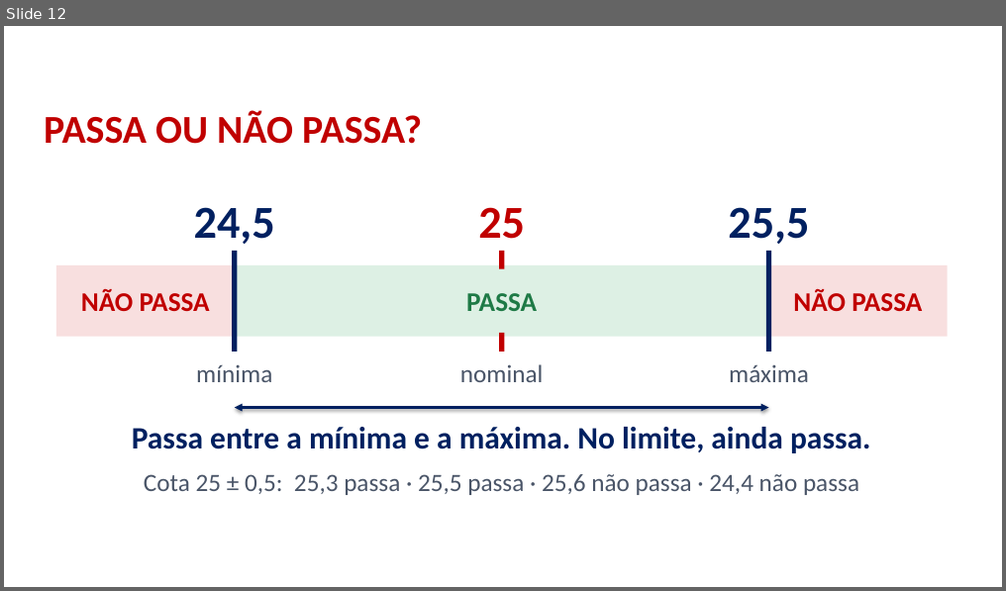
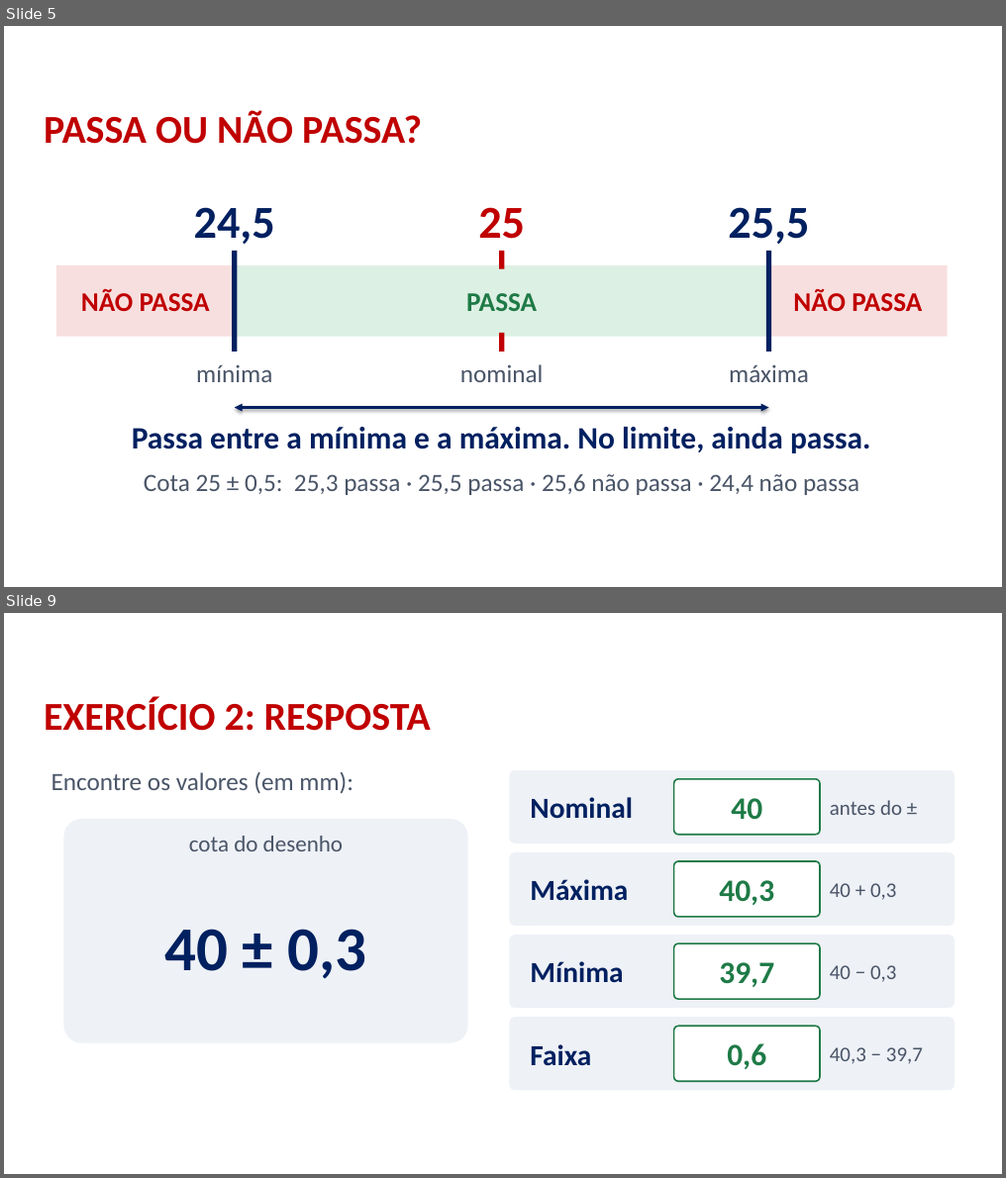
Before and after one commit to martinsrl1-web/fazenda-de-projetos, a slide deck: metrologia/slides/revisao-polegada-tolerancia.pptx. Shown one above the other, each under a label of ours: slide 12 before the commit, slides 5 and 9 after it; the slides between them are not shown. The pictures are 1006x591 and 1006x1178 pixels, drawn with LibreOffice and Linux fonts; fonts in the diff are those of the drawing; background and template pictures are left out. Boxes give left, top, right and bottom in pixels: in the first picture for what was removed or moved away, otherwise in the second. Text is boxed around its words. In the diff, an @@ line names an element or a change of style, - is before the commit and + after.

```diff
--- a/metrologia/slides/revisao-polegada-tolerancia.pptx
+++ b/metrologia/slides/revisao-polegada-tolerancia.pptx
@@ slide 9 added at [4,613,1002,1174], background picture (left out) @@
@@ text added at [44,696,431,731], 38 pt, text #C00000, bold @@
+EXERCÍCIO 2: RESPOSTA
@@ text added at [52,772,353,794], 24 pt, text #4A5568 @@
+Encontre os valores (em mm):
@@ rounded rectangle added at [509,770,954,844], fill #EEF1F6 @@
@@ rounded rectangle added at [674,779,820,835], fill #FFFFFF, outline #1E7A46 1.5 pt @@
@@ rounded rectangle added at [63,819,468,1044], fill #EEF1F6 @@
@@ text added at [530,797,633,819], 28 pt, text #002060, bold @@
+Nominal
@@ text added at [731,798,762,820], 30 pt, text #1E7A46, bold @@
+40
@@ text added at [830,800,902,815], 20 pt, text #4A5568 @@
+antes do ±
@@ text added at [189,836,343,852], 22 pt, text #4A5568 @@
+cota do desenho
@@ rounded rectangle added at [509,853,954,926], fill #EEF1F6 @@
@@ text added at [530,879,628,901], 28 pt, text #002060, bold @@
+Máxima
@@ rounded rectangle added at [674,861,820,917], fill #FFFFFF, outline #1E7A46 1.5 pt @@
@@ text added at [719,880,774,905], 30 pt, text #1E7A46, bold @@
+40,3
@@ text added at [830,883,897,900], 20 pt, text #4A5568 @@
+40 + 0,3
@@ text added at [165,929,366,978], 60 pt, text #002060, bold @@
+40 ± 0,3
@@ rounded rectangle added at [509,935,954,1008], fill #EEF1F6 @@
@@ text added at [530,961,623,983], 28 pt, text #002060, bold @@
+Mínima
@@ rounded rectangle added at [674,944,820,999], fill #FFFFFF, outline #1E7A46 1.5 pt @@
@@ text added at [719,962,774,987], 30 pt, text #1E7A46, bold @@
+39,7
@@ text added at [830,965,897,982], 20 pt, text #4A5568 @@
+40 − 0,3
@@ rounded rectangle added at [509,1017,954,1090], fill #EEF1F6 @@
@@ rounded rectangle added at [674,1026,820,1081], fill #FFFFFF, outline #1E7A46 1.5 pt @@
@@ text added at [530,1045,591,1066], 28 pt, text #002060, bold @@
+Faixa
@@ text added at [727,1044,766,1069], 30 pt, text #1E7A46, bold @@
+0,6
@@ text added at [830,1048,923,1063], 20 pt, text #4A5568 @@
+40,3 − 39,7
@@ what was slide 12 is now slide 5 @@
```
Also in this commit, not shown: 2 slides changed, 11 other slides added, 2 other files.
